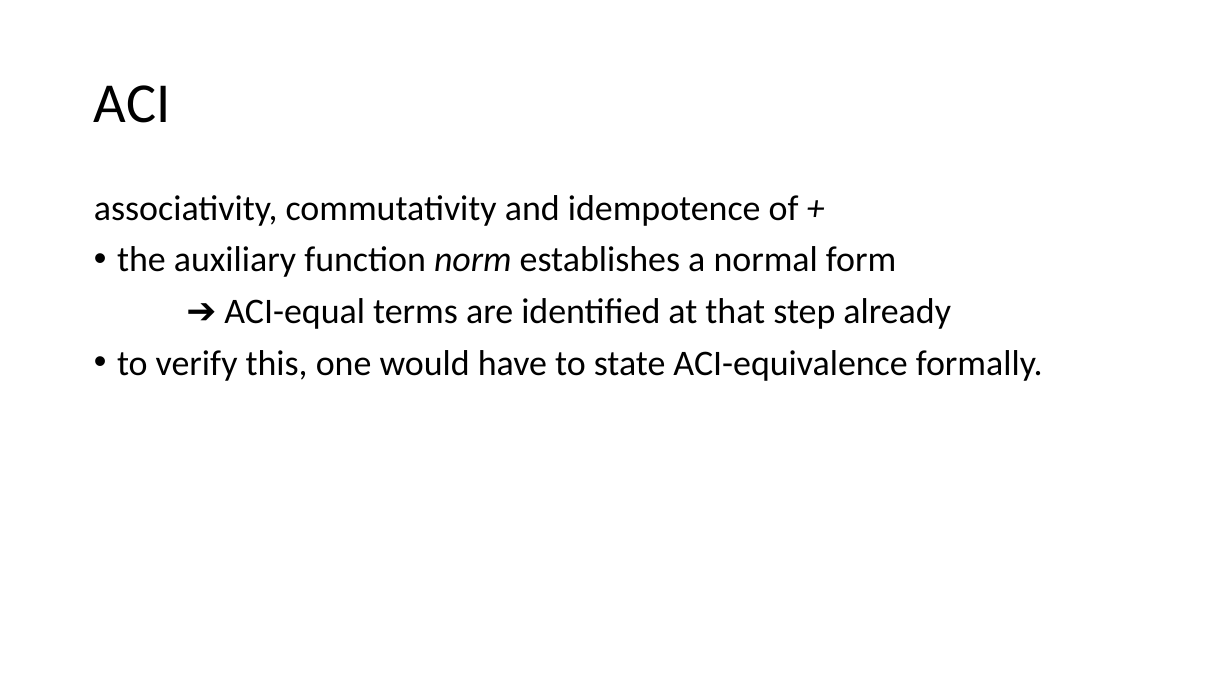
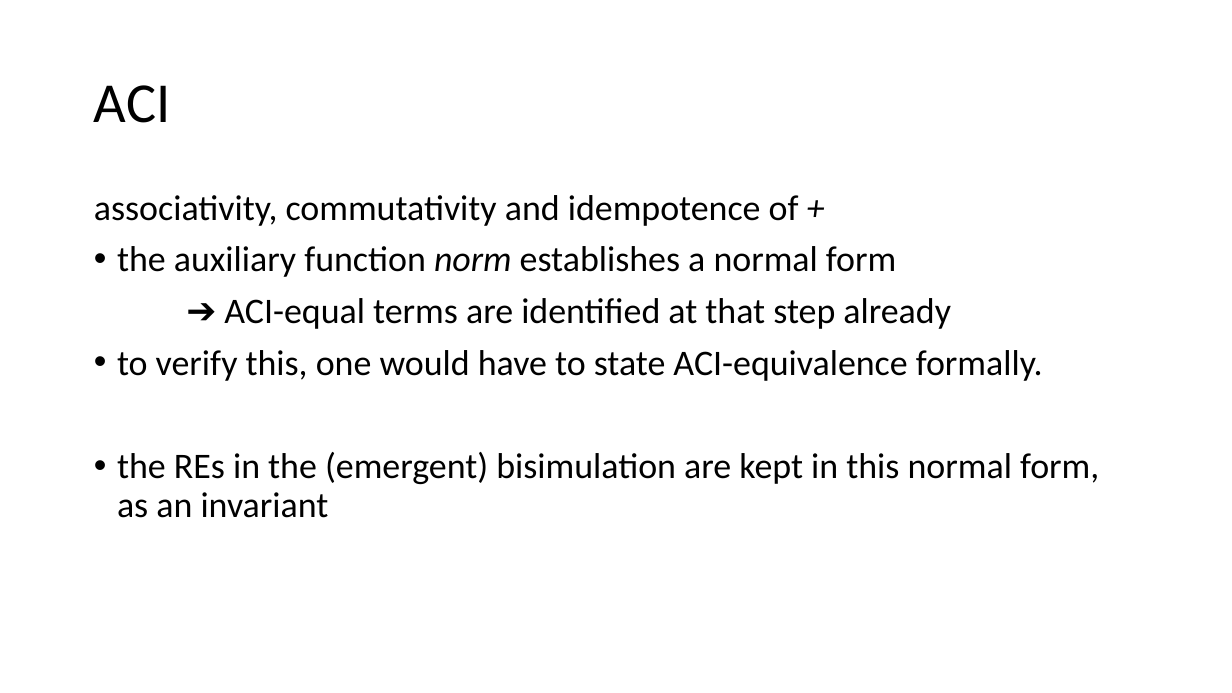
Before and after one commit to Helli/fds_seminar, a slide deck: slide 9 of slides.pptx (slide 6 before the commit). Drawn at 1232x693 pixels with LibreOffice and Linux fonts; fonts in the diff are those of the drawing. Boxes give left, top, right and bottom in pixels: in the first picture for what was removed or moved away, otherwise in the second. Text is boxed around its words. In the diff, an @@ line names an element or a change of style, - is before the commit and + after.

```diff
--- a/slides.pptx
+++ b/slides.pptx
@@ text at [117, 452, 1099, 518]: paragraph added @@
+• the REs in the (emergent) bisimulation are kept in this normal form, as an invariant
```
Also in this commit, not shown: 2 other slides changed, 11 slides added, 1 slide removed, 2 other files.
